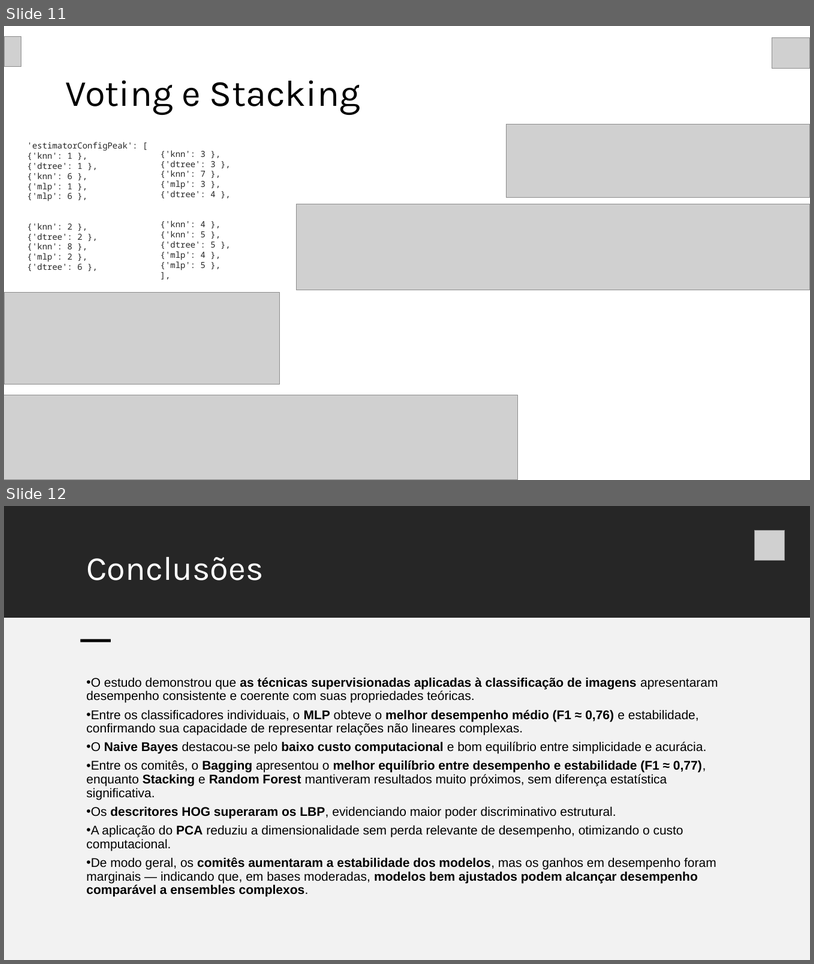
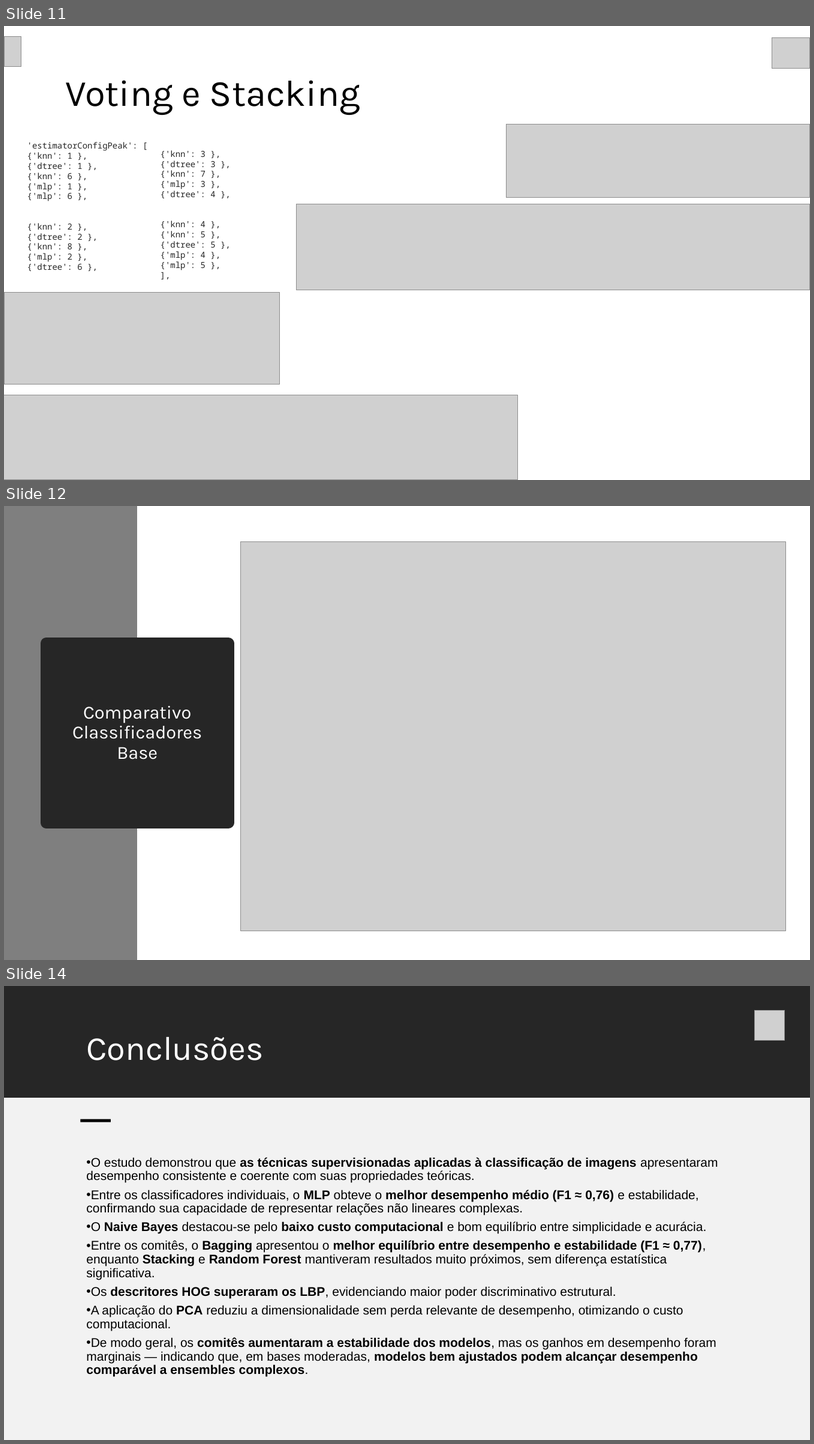
Before and after one commit to gilcesarf/imd3002-202502, a slide deck: Projeto/Uma Analise Supervisionada de Imagens de Caes e Gatos - Apresentação.pptx. Shown one above the other, each under a label of ours: slides 11 and 12 before the commit, slides 11, 12 and 14 after it; the slides between them are not shown. The pictures are 814x964 and 814x1444 pixels, drawn with LibreOffice and Linux fonts; fonts in the diff are those of the drawing; grey boxes stand for pictures. Boxes give left, top, right and bottom in pixels: in the first picture for what was removed or moved away, otherwise in the second. Text is boxed around its words. In the diff, an @@ line names an element or a change of style, - is before the commit and + after.

```diff
--- a/Projeto/Uma Analise Supervisionada de Imagens de Caes e Gatos - Apresentação.pptx
+++ b/Projeto/Uma Analise Supervisionada de Imagens de Caes e Gatos - Apresentação.pptx
@@ slide 12 added at (x1=4, y1=506, x2=810, y2=960), background #FFFFFF @@
@@ rectangle added at (x1=4, y1=506, x2=137, y2=960), fill #7F7F7F @@
@@ picture added at (x1=241, y1=541, x2=787, y2=930) @@
@@ title added at (x1=47, y1=643, x2=228, y2=822), fill #262626, outline #262626 13.75 pt, 22 pt, text #FFFFFF @@
+Comparativo Classificadores Base
@@ what was slide 12 is now slide 14 @@
```
Also in this commit, not shown: 1 other slide added, 3 other files.
